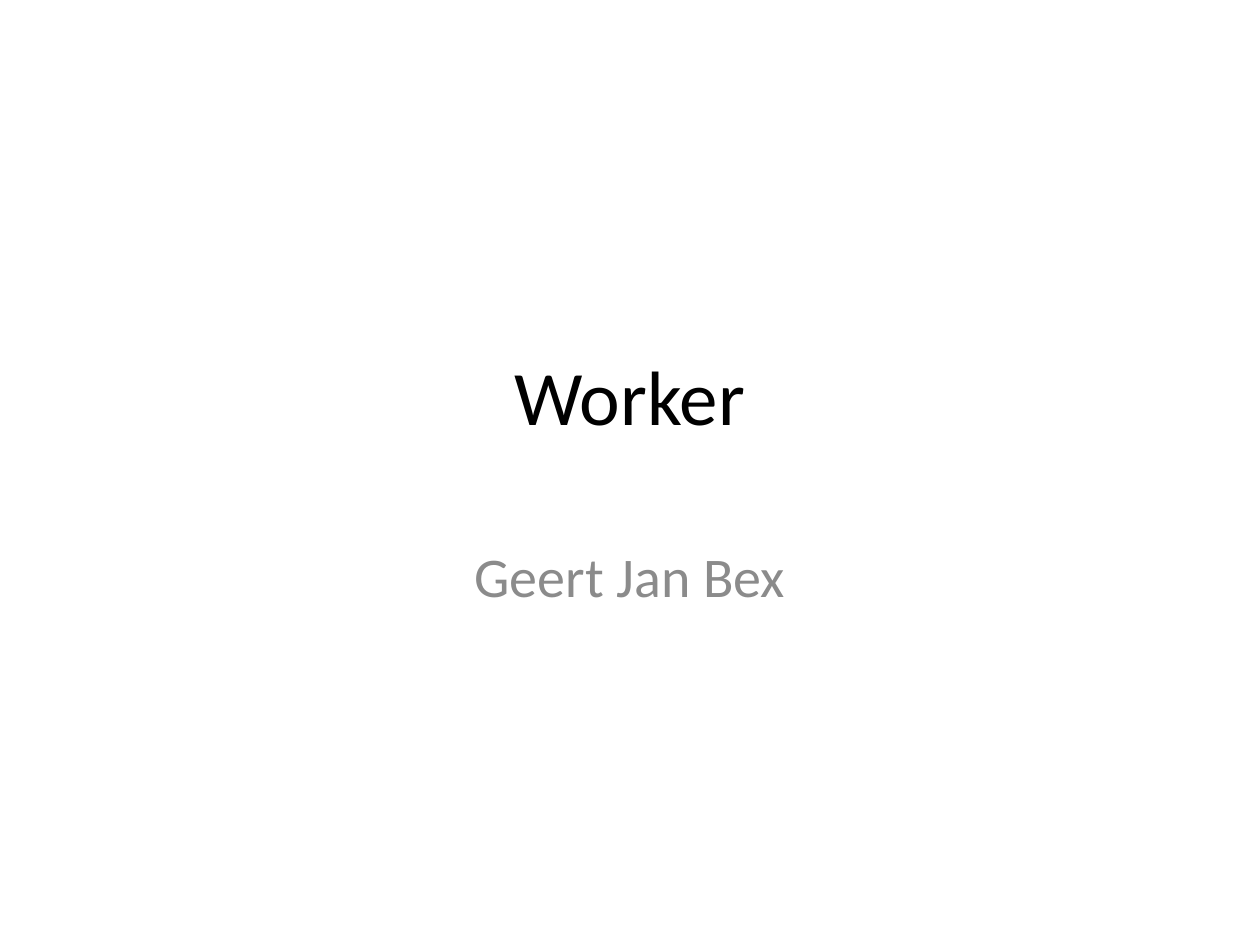
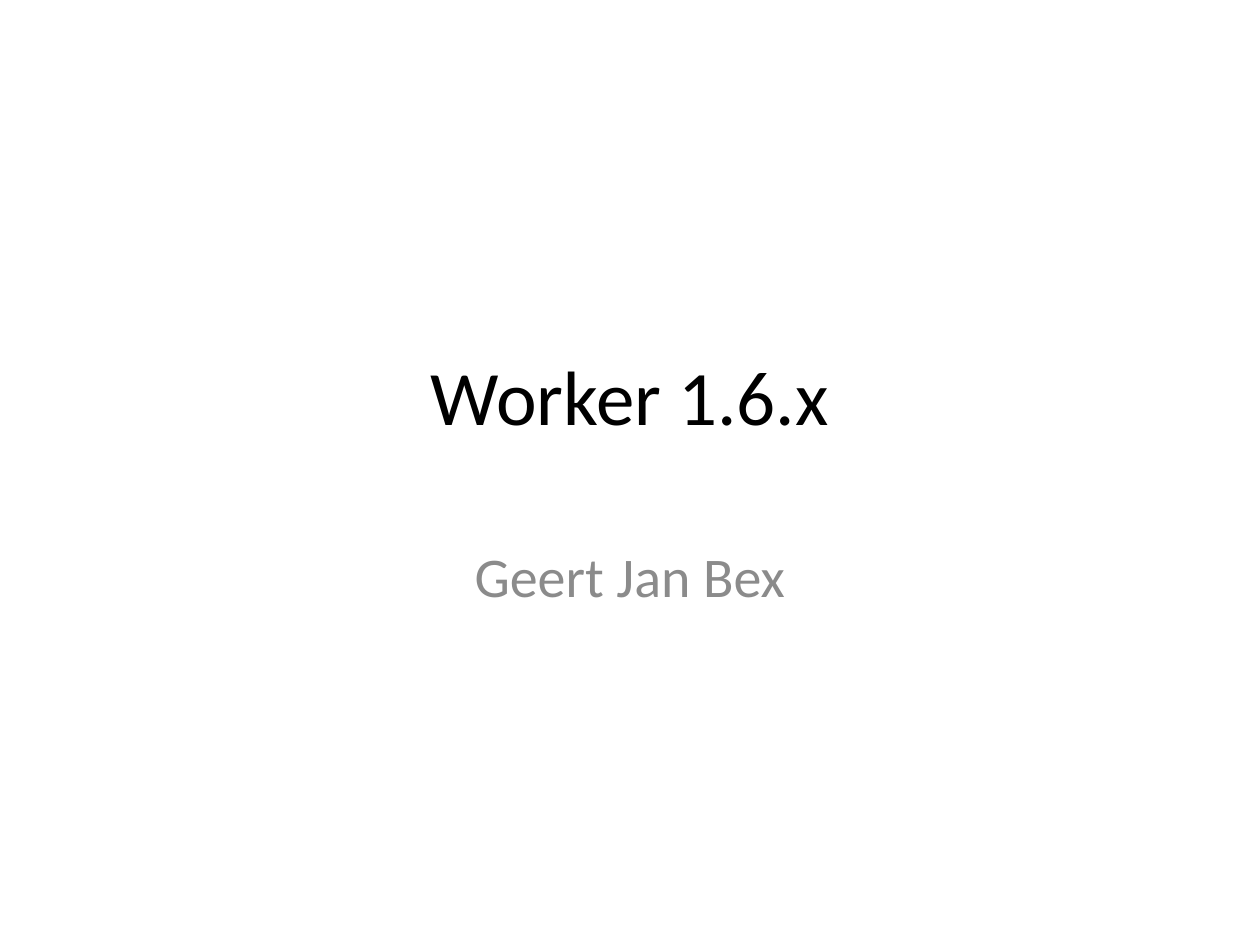
Before and after one commit to gjbex/worker, a slide deck: slide 1 of doc/worker.pptx. Drawn at 1260x945 pixels with LibreOffice and Linux fonts; fonts in the diff are those of the drawing. Boxes give left, top, right and bottom in pixels: in the first picture for what was removed or moved away, otherwise in the second. Text is boxed around its words. In the diff, an @@ line names an element or a change of style, - is before the commit and + after.

Commit message:
Add worker version to title slide

```diff
--- a/doc/worker.pptx
+++ b/doc/worker.pptx
@@ title at (431,371,828,426): text changed @@
-Worker
+Worker 1.6.x
```
